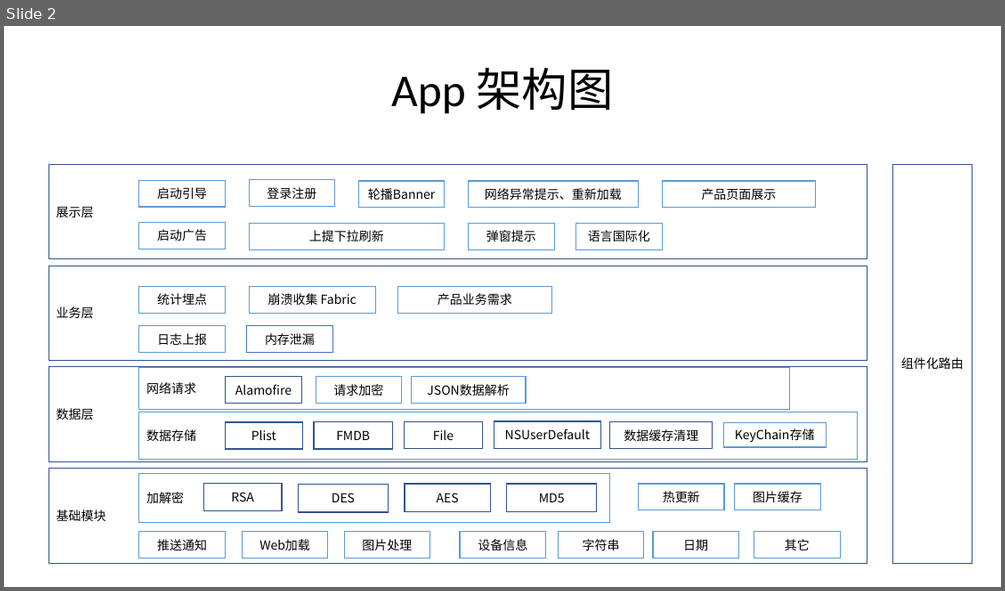
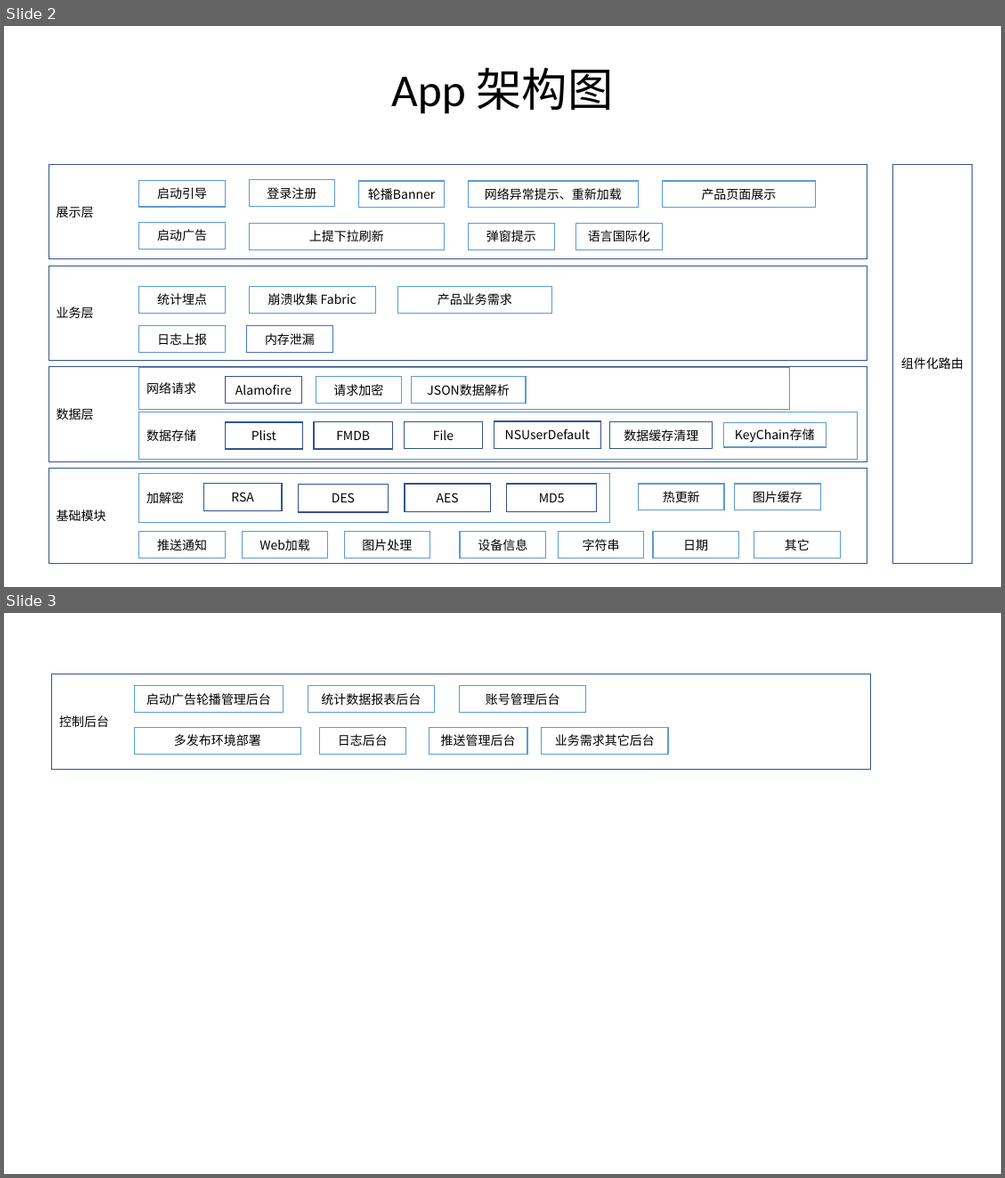
Before and after one commit to LengYi/Note, a slide deck: 微微/架构/应用架构 V1.0 20190202.pptx. Shown one above the other, each under a label of ours: slide 2 before the commit, slides 2 and 3 after it. The pictures are 1005x591 and 1005x1178 pixels, drawn with LibreOffice and Linux fonts; fonts in the diff are those of the drawing. Boxes give left, top, right and bottom in pixels: in the first picture for what was removed or moved away, otherwise in the second. Text is boxed around its words. In the diff, an @@ line names an element or a change of style, - is before the commit and + after.

```diff
--- a/微微/架构/应用架构 V1.0 20190202.pptx
+++ b/微微/架构/应用架构 V1.0 20190202.pptx
@@ slide 3 added at [4, 613, 1001, 1174], background #FFFFFF @@
@@ rectangle added at [52, 674, 871, 770], fill #FFFFFF, outline #325491 1 pt, 12 pt, text #000000 @@
+控制后台
@@ rectangle added at [134, 686, 283, 713], fill #FFFFFF, outline #5B9BD5 1 pt, 12 pt, text #000000 @@
+启动广告轮播管理后台
@@ rectangle added at [307, 686, 434, 713], fill #FFFFFF, outline #5B9BD5 1 pt, 12 pt, text #000000 @@
+统计数据报表后台
@@ rectangle added at [460, 686, 586, 713], fill #FFFFFF, outline #5B9BD5 1 pt, 12 pt, text #000000 @@
+账号管理后台
@@ rectangle added at [134, 728, 300, 755], fill #FFFFFF, outline #5B9BD5 1 pt, 12 pt, text #000000 @@
+多发布环境部署
@@ rectangle added at [320, 728, 405, 755], fill #FFFFFF, outline #5B9BD5 1 pt, 12 pt, text #000000 @@
+日志后台
@@ rectangle added at [429, 728, 527, 755], fill #FFFFFF, outline #5B9BD5 1 pt, 12 pt, text #000000 @@
+推送管理后台
@@ rectangle added at [542, 728, 668, 755], fill #FFFFFF, outline #5B9BD5 1 pt, 12 pt, text #000000 @@
+业务需求其它后台
```
Also in this commit, not shown: 8 other files.
